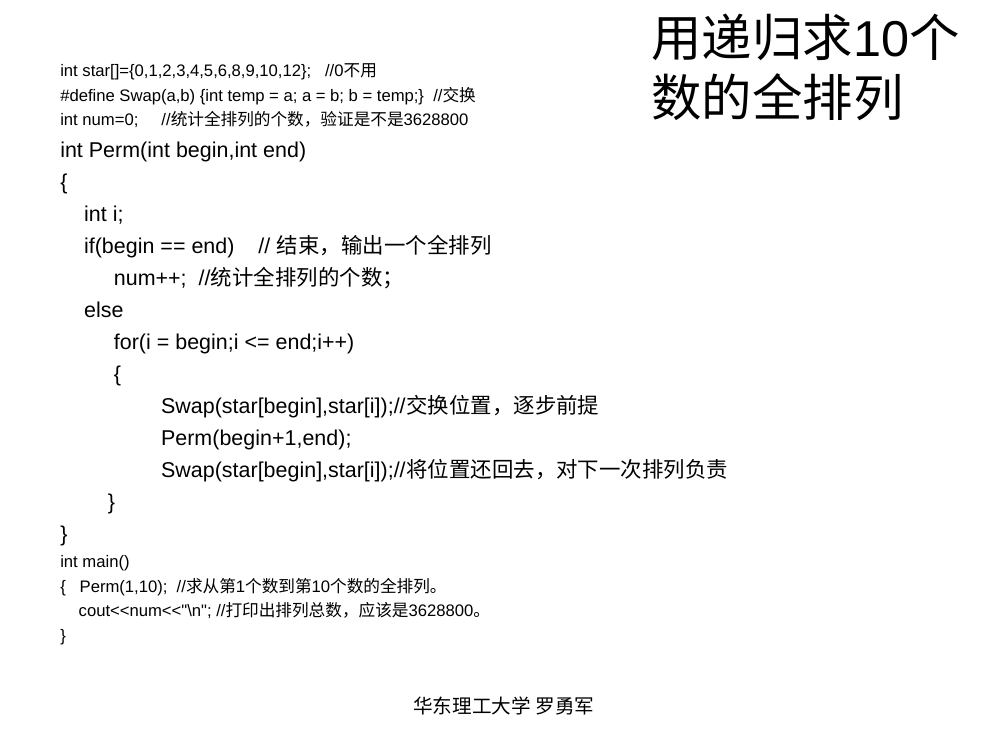
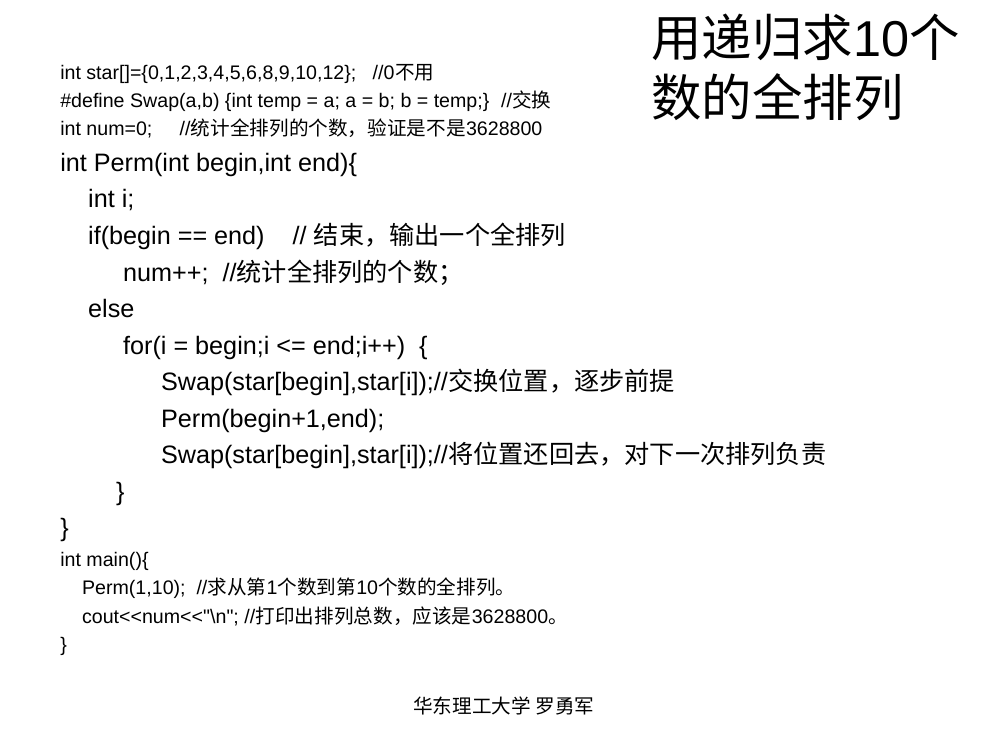
Before and after one commit to luoyongjun999/code, a slide deck: slide 20 of 第4章搜索技术.ppt. Drawn at 1008x756 pixels with LibreOffice and Linux fonts; fonts in the diff are those of the drawing. Boxes give left, top, right and bottom in pixels: in the first picture for what was removed or moved away, otherwise in the second. Text is boxed around its words. In the diff, an @@ line names an element or a change of style, - is before the commit and + after.

```diff
--- a/第4章搜索技术.ppt
+++ b/第4章搜索技术.ppt
@@ text at bbox=[60, 64, 826, 626]: size 11.9 to 14 pt in "int star[]={0,1,2,3,4,5,6,8,9,10,12}; //0不用", "#define Swap(a,b) {int temp = a; a ...", "int num=0; //统计全排列的个数，验证是不是3628800", "cout<<num<<"\n"; //打印出排列总数，应该是3628800。" and 1 more places; size 15.3 to 18 pt in "int i;", "if(begin == end) // 结束，输出一个全排列", "num++; //统计全排列的个数；", "else" and 5 more places @@
@@ text at bbox=[60, 152, 357, 177]: text changed; size 15.3 to 18 pt @@
-int Perm(int begin,int end)
-{
+int Perm(int begin,int end){
@@ text at bbox=[123, 335, 405, 359]: text changed; size 15.3 to 18 pt @@
-for(i = begin;i <= end;i++)
-{
+for(i = begin;i <= end;i++) {
@@ text at bbox=[60, 551, 516, 598]: text changed; size 11.9 to 14 pt @@
-int main()
-{ Perm(1,10); //求从第1个数到第10个数的全排列。
+int main(){
+Perm(1,10); //求从第1个数到第10个数的全排列。
```
Also in this commit, not shown: 7 other slides changed, 2 other files.
